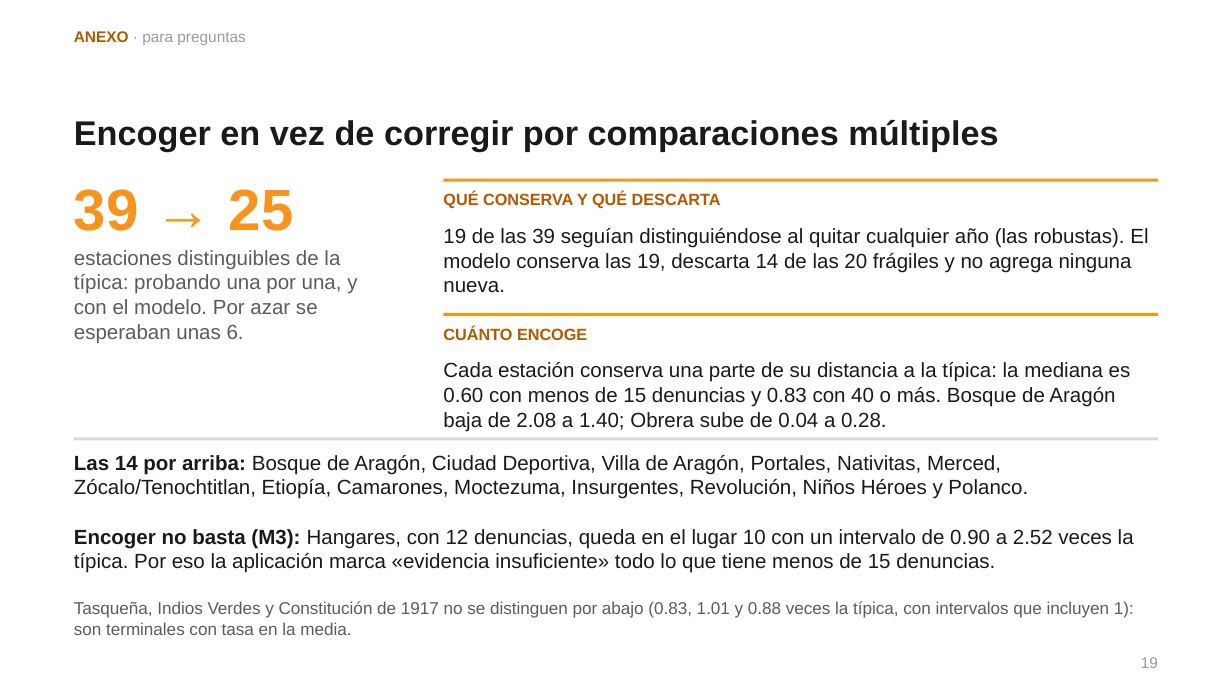
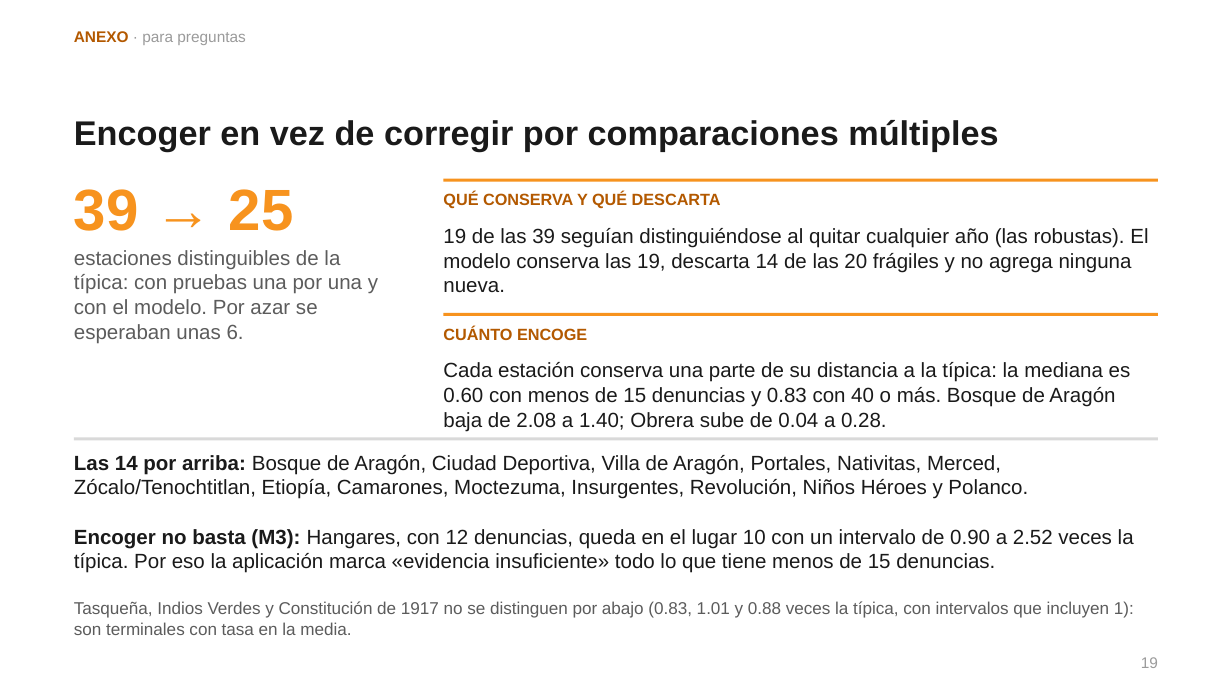
Before and after one commit to sebastiancordoba/caso-inseguridad-cdmx, a slide deck: slide 19 of docs/presentacion/presentacion.pptx. Drawn at 1232x693 pixels with LibreOffice and Linux fonts; fonts in the diff are those of the drawing. Boxes give left, top, right and bottom in pixels: in the first picture for what was removed or moved away, otherwise in the second. Text is boxed around its words. In the diff, an @@ line names an element or a change of style, - is before the commit and + after.

```diff
--- a/docs/presentacion/presentacion.pptx
+++ b/docs/presentacion/presentacion.pptx
@@ text at <box>74,250,378,344</box>: text changed @@
-estaciones distinguibles de la típica: probando una por una, y con el modelo. Por azar se esperaban unas 6.
+estaciones distinguibles de la típica: con pruebas una por una y con el modelo. Por azar se esperaban unas 6.
```
Also in this commit, not shown: 5 other slides changed, 6 other files.
